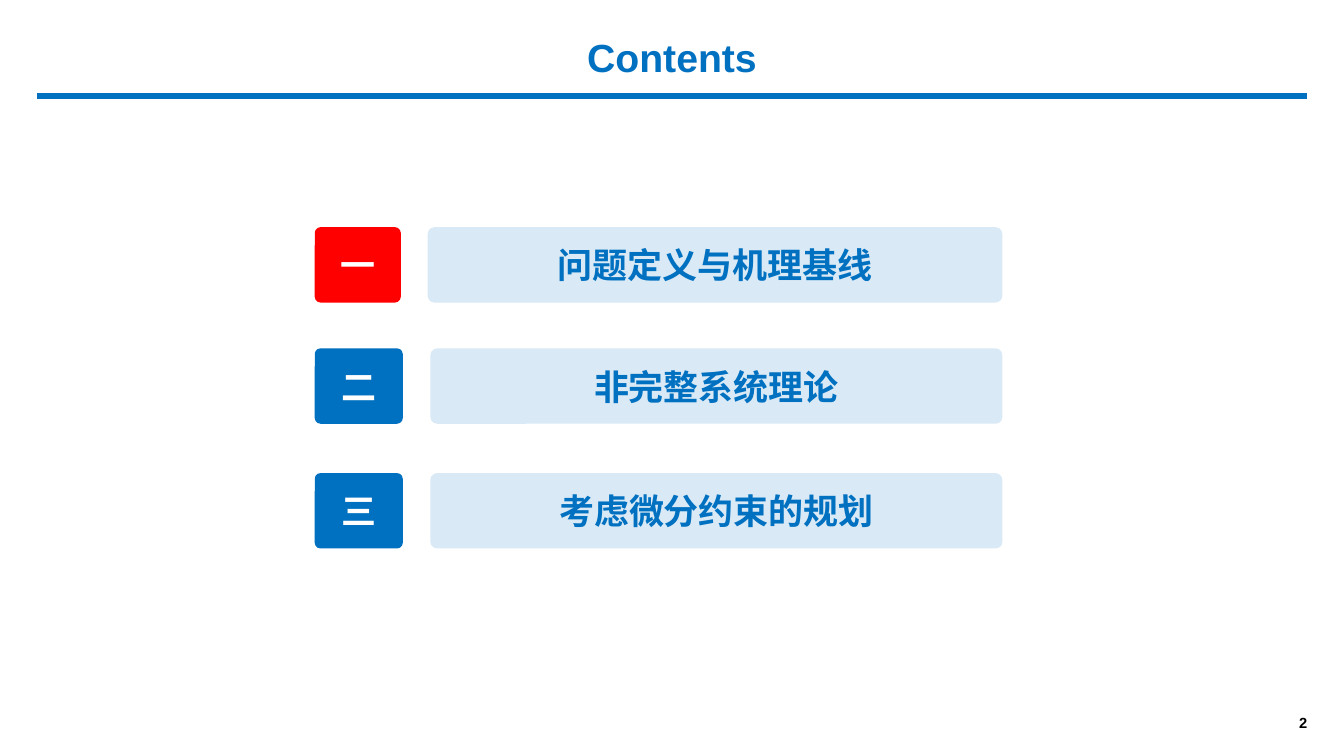
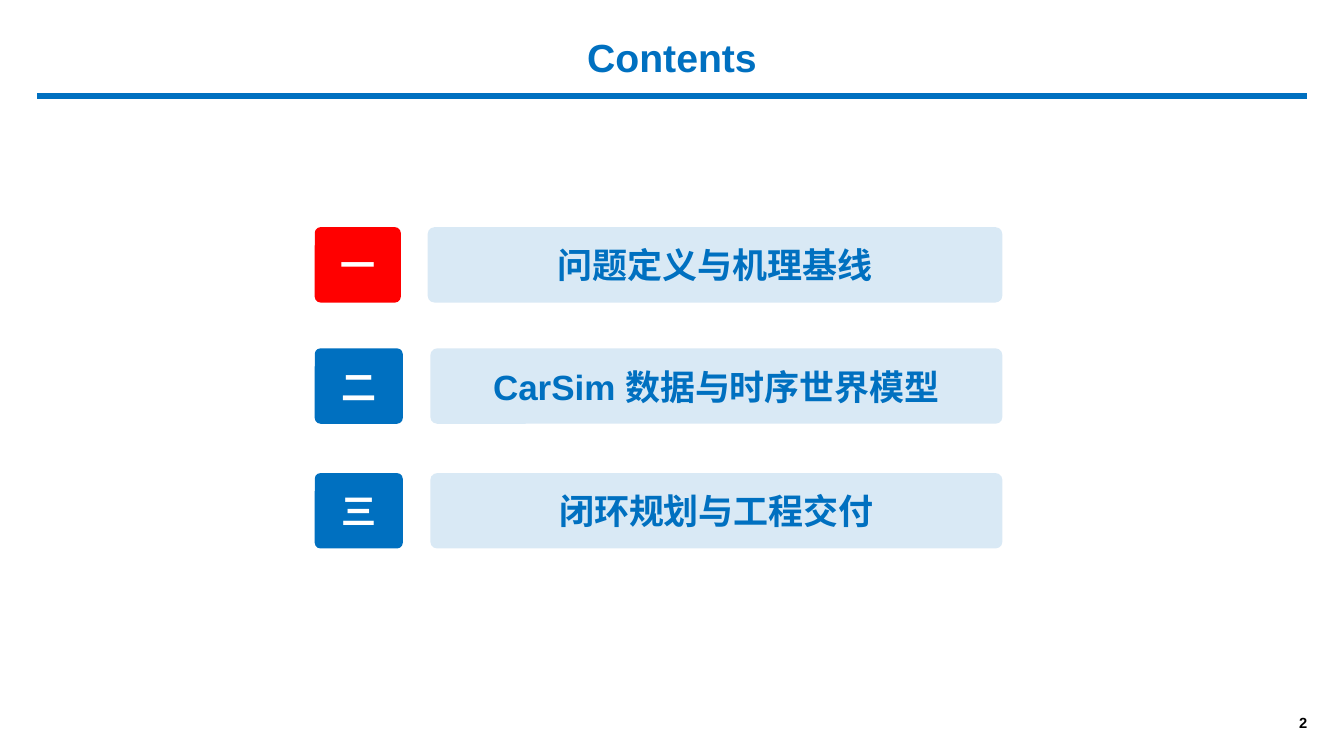
Before and after one commit to MrZang27/World-Model-in-Brake-System, a slide deck: slide 2 of docs/Group1_World_Model_Brake_System_Final.pptx. Drawn at 1344x756 pixels with LibreOffice and Linux fonts; fonts in the diff are those of the drawing; background and template pictures are left out. Boxes give left, top, right and bottom in pixels: in the first picture for what was removed or moved away, otherwise in the second. Text is boxed around its words. In the diff, an @@ line names an element or a change of style, - is before the commit and + after.

```diff
--- a/docs/Group1_World_Model_Brake_System_Final.pptx
+++ b/docs/Group1_World_Model_Brake_System_Final.pptx
@@ text in rounded rectangle at [493, 370, 940, 403]: text changed @@
-非完整系统理论
+CarSim 数据与时序世界模型
@@ text in rounded rectangle at [559, 494, 874, 527]: text changed @@
-考虑微分约束的规划
+闭环规划与工程交付
```
Also in this commit, not shown: 6 other slides changed, 1 slide added, 5 slides removed, 2 other files.
